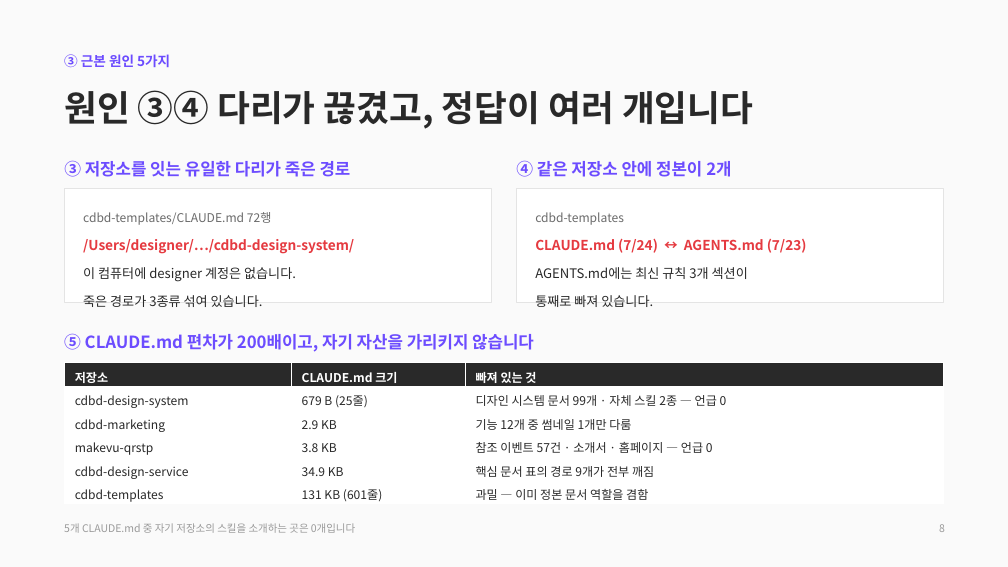
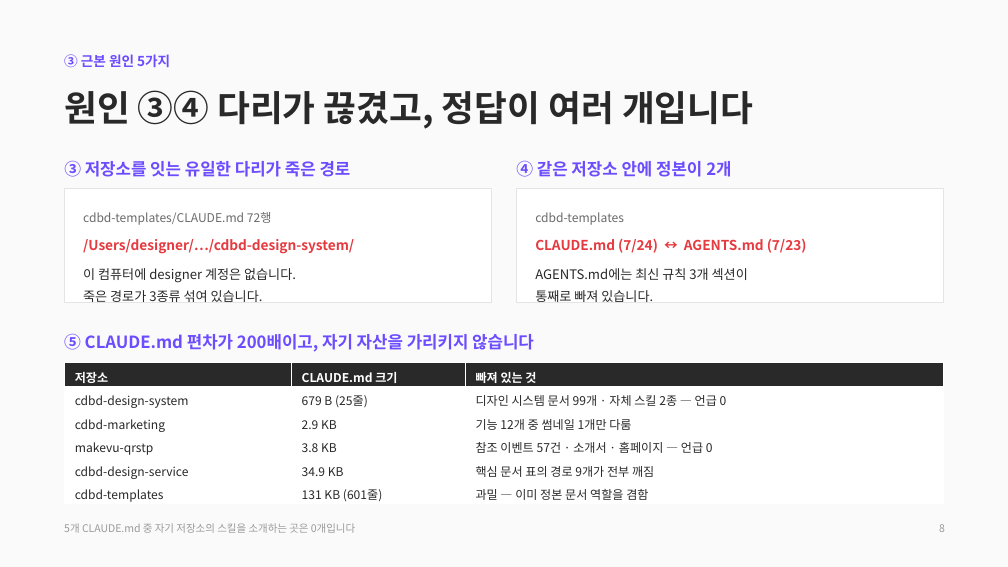
Before and after one commit to CdBd-in/design, a slide deck: slide 9 of CdBd 문서 체계 진단 및 개편 제안.pptx. Drawn at 1008x567 pixels with LibreOffice and Linux fonts; fonts in the diff are those of the drawing. Boxes give left, top, right and bottom in pixels: in the first picture for what was removed or moved away, otherwise in the second. Text is boxed around its words. In the diff, an @@ line names an element or a change of style, - is before the commit and + after.

```diff
--- a/CdBd 문서 체계 진단 및 개편 제안.pptx
+++ b/CdBd 문서 체계 진단 및 개편 제안.pptx
@@ text at bbox=[83, 268, 296, 302]: text changed @@
-이 컴퓨터에 designer 계정은 없습니다.
-죽은 경로가 3종류 섞여 있습니다.
+이 컴퓨터에 designer 계정은 없습니다.
+죽은 경로가 3종류 섞여 있습니다.
@@ text at bbox=[535, 268, 748, 302]: text changed @@
-AGENTS.md에는 최신 규칙 3개 섹션이
-통째로 빠져 있습니다.
+AGENTS.md에는 최신 규칙 3개 섹션이
+통째로 빠져 있습니다.
```
Also in this commit, not shown: 5 other slides changed.
